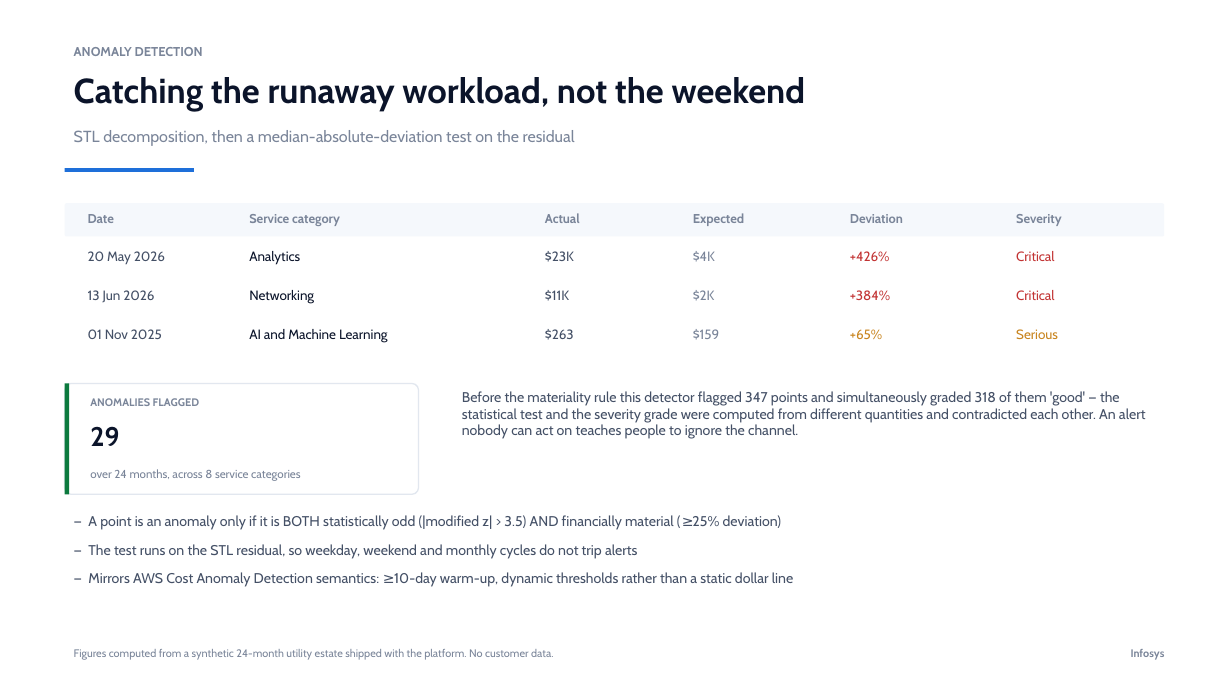
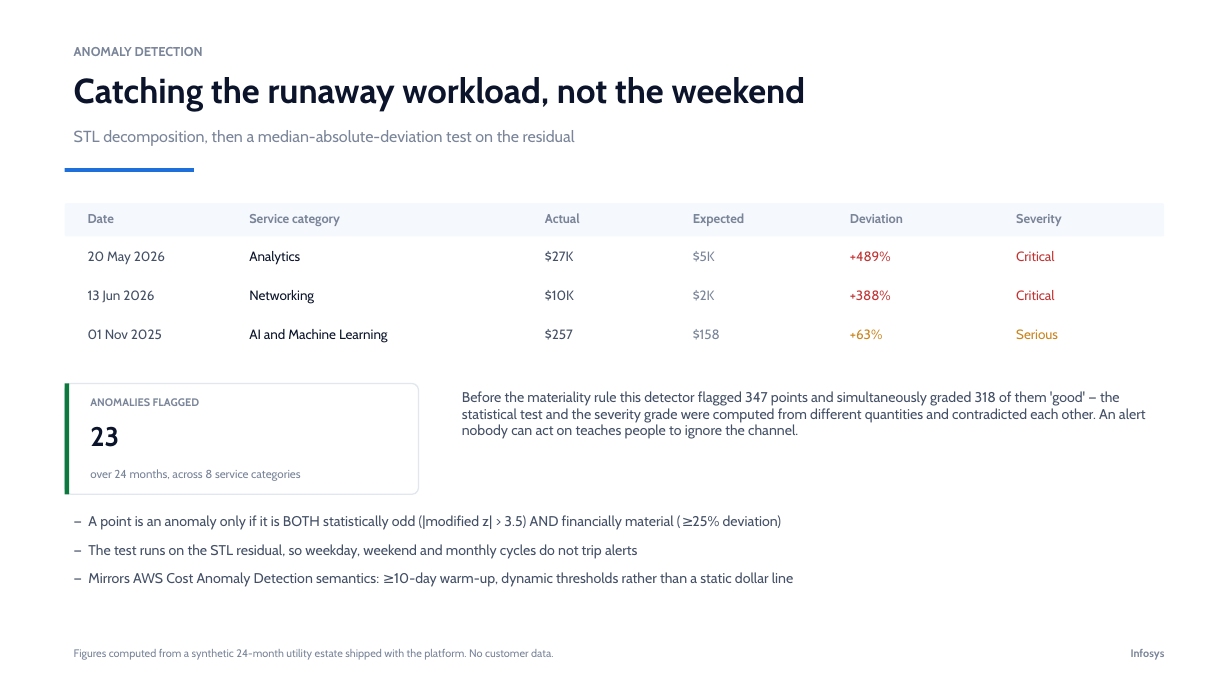
Before and after one commit to ajittgosavii/finops-gcp, a slide deck: slide 13 of Infosys_FinOps_GCP_Platform.pptx. Drawn at 1232x693 pixels with LibreOffice and Linux fonts; fonts in the diff are those of the drawing. Boxes give left, top, right and bottom in pixels: in the first picture for what was removed or moved away, otherwise in the second. Text is boxed around its words. In the diff, an @@ line names an element or a change of style, - is before the commit and + after.

```diff
--- a/Infosys_FinOps_GCP_Platform.pptx
+++ b/Infosys_FinOps_GCP_Platform.pptx
@@ text at (545, 251, 573, 262): text changed @@
-$23K
+$27K
@@ text at (693, 251, 715, 262): text changed @@
-$4K
+$5K
@@ text at (850, 251, 891, 261): text changed @@
-+426%
++489%
@@ text at (545, 290, 574, 301): text changed @@
-$11K
+$10K
@@ text at (850, 290, 891, 300): text changed @@
-+384%
++388%
@@ text at (545, 329, 573, 340): text changed @@
-$263
+$257
@@ text at (693, 329, 720, 340): text changed @@
-$159
+$158
@@ text at (850, 329, 882, 339): text changed @@
-+65%
++63%
@@ text at (90, 426, 119, 447): text changed @@
-29
+23
```
Also in this commit, not shown: 14 other slides changed, 24 other files.
